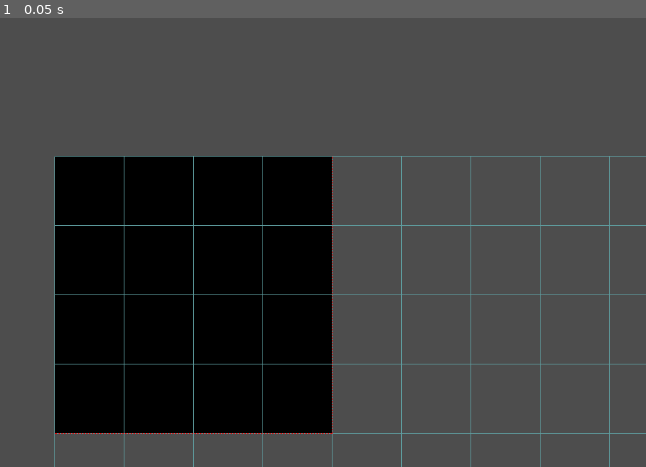
Above: before the commit, frame 1.
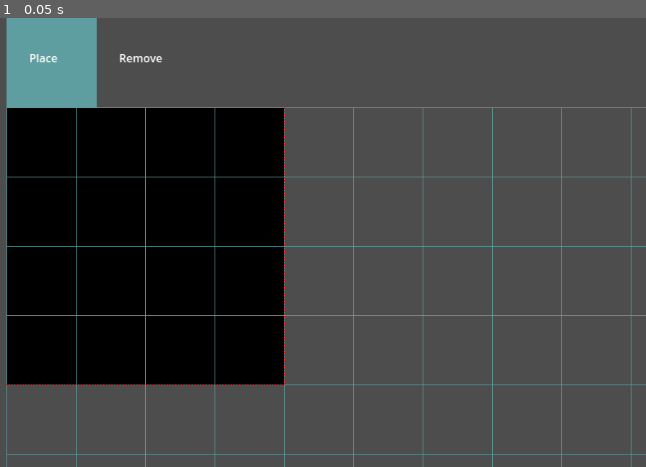
Above: after the commit, the same moment.

Repository: WrogglyWriggs29/ship_building_game
Game: Godot game, scene res://ship_blueprint_designer.tscn
The game is run twice, just before and just after one commit, with the same random seed, the same clock (stepped at 60 frames per second) and the same inputs. The project has no main scene, so this scene is started directly.
Inputs:
- Up to frame 1 (0.05 s): no input

The runs differ from the first frame. In frame 1, 24% of the frame differs, in the area x 0-100%, y 0-100%.

Commit message:
initial work on palette, improved grid

Diff:
--- a/scripts/ship_design_scene/blueprint_grid.gd
+++ b/scripts/ship_design_scene/blueprint_grid.gd
@@ -42,7 +42,7 @@
 	draw_grid()
 
 
-func _input(event: InputEvent) -> void:
+func process_input(event: InputEvent) -> void:
 	if event is InputEventMouseButton:
 		var mouse_event = event as InputEventMouseButton
 		if mouse_event.button_index == MOUSE_BUTTON_MIDDLE:
@@ -64,11 +64,24 @@
 			if top_left_corner(Vector2i(0, 0)).y > 0:
 				offset.y = 0
 
+func zoom_in() -> void:
+	draw_scale *= 1.1
+
+func zoom_out() -> void:
+	draw_scale /= 1.1
+
 func start_drag() -> void:
 	dragging = true
 
 func end_drag() -> void:
 	dragging = false
+
+func drag_by(relative: Vector2) -> void:
+	offset += relative
+	if top_left_corner(Vector2i(0, 0)).x > 0:
+		offset.x = 0
+	if top_left_corner(Vector2i(0, 0)).y > 0:
+		offset.y = 0
 
 func draw_grid() -> void:
 	const LINE_COLOR = Color.CADET_BLUE
--- a/scripts/ship_design_scene/ship_blueprint_designer.gd
+++ b/scripts/ship_design_scene/ship_blueprint_designer.gd
@@ -1,13 +1,72 @@
 class_name ShipBlueprintDesigner
 extends Node2D
 
-const GRID_TOP_LEFT = Vector2(300, 200)
+# For defining UI layout, a normalized coordinate system is used between 0 and 1
+# This then gets stretched to the viewport size
+class UICoord:
+	var coord: Vector2
+	var parent: Node2D
+	func _init(_coord: Vector2, _parent: Node2D) -> void:
+		coord = _coord
+		parent = _parent
+
+	func to_px() -> Vector2:
+		var size = parent.get_viewport().size
+		return Vector2(coord.x * size.x, coord.y * size.y)
+
+var grid_top_left: UICoord = UICoord.new(Vector2(0.2, 0.2), self)
+var grid_bottom_right: UICoord = UICoord.new(Vector2(1.0, 1.0), self)
+var tool_palette_top_left: UICoord = UICoord.new(Vector2(0.2, 0.0), self)
+var tool_palette_bottom_right: UICoord = UICoord.new(Vector2(1.0, 0.2), self)
 
 enum Layer {STRUCTURE, FACTORY}
 
 var grid: BlueprintGrid
+var palette: ToolPalette
+
+var tool_actions: Array[Callable]
 
 func _init() -> void:
-    grid = BlueprintGrid.new(ShipGridBlueprint.blank(4, 4))
-    grid.position = GRID_TOP_LEFT
-    add_child(grid)
+	grid = BlueprintGrid.new(ShipGridBlueprint.blank(4, 4))
+	palette = ToolPalette.new()
+
+func _ready() -> void:
+	grid.position = grid_top_left.to_px()
+	palette.position = tool_palette_top_left.to_px()
+	add_child(grid)
+	add_child(palette)
+
+func _process(_delta: float) -> void:
+	grid.position = grid_top_left.to_px()
+	palette.position = tool_palette_top_left.to_px()
+	palette.width = tool_palette_bottom_right.to_px().x - tool_palette_top_left.to_px().x
+	palette.height = tool_palette_bottom_right.to_px().y - tool_palette_top_left.to_px().y
+
+func _input(event: InputEvent) -> void:
+	var on_grid: bool = event.position.x > grid.position.x and event.position.y > grid.position.y
+	var on_palette: bool = not on_grid and event.position.x > palette.position.x and event.position.y > palette.position.y
+
+	if event is InputEventMouseButton:
+		var mouse_event = event as InputEventMouseButton
+		if mouse_event.button_index == MOUSE_BUTTON_MIDDLE:
+			match mouse_event.pressed:
+				true:
+					if on_grid:
+						grid.start_drag()
+				false:
+					grid.end_drag()
+		elif mouse_event.button_index == MOUSE_BUTTON_WHEEL_UP && on_grid:
+			grid.zoom_in()
+		elif mouse_event.button_index == MOUSE_BUTTON_WHEEL_DOWN && on_grid:
+			grid.zoom_out()
+		elif mouse_event.button_index == MOUSE_BUTTON_LEFT:
+			if on_palette:
+				palette.select_at(mouse_event.position - palette.position)
+			elif on_grid:
+				tool_actions[palette.selected].call(grid.index_at(mouse_event.position - grid.position))
+
+	if event is InputEventMouseMotion:
+		if on_grid:
+			var mouse_event = event as InputEventMouseMotion
+			if grid.dragging:
+				grid.drag_by(mouse_event.relative)
--- /dev/null
+++ b/scripts/ship_design_scene/tool_palette.gd
@@ -0,0 +1,86 @@
+class_name ToolPalette
+extends Node2D
+
+enum ToolType {PLACE, REMOVE}
+
+class SelectionOptions:
+    var options: Array[Rect2]
+
+    func _init() -> void:
+        options = []
+
+    func check_selected(point: Vector2) -> int:
+        for i in range(options.size()):
+            if options[i].has_point(point):
+                return i
+        return -1
+
+    func clear() -> void:
+        options.clear()
+
+    func push(rect: Rect2) -> void:
+        options.push_back(rect)
+
+    func count() -> int:
+        return options.size()
+
+    func at(index: int) -> Rect2:
+        return options[index]
+
+
+var sel_options: SelectionOptions = SelectionOptions.new()
+
+var selected: int = 0
+
+var width: float
+var height: float
+
+var placeholder_text = ["Place", "Remove"]
+
+func _process(_delta: float) -> void:
+    if width == 0 or height == 0:
+        return
+    if height > width:
+        return
+
+
+    var cell_size = Vector2(min(width / placeholder_text.size(), height), height)
+
+    sel_options.clear()
+    for i in range(placeholder_text.size()):
+        var rect = Rect2(Vector2(i * cell_size.x, 0), cell_size)
+        sel_options.push(rect)
+
+    queue_redraw()
+
+func _draw() -> void:
+    for i in sel_options.count():
+        var rect = sel_options.at(i)
+        if i == selected:
+            var color = Color.CADET_BLUE
+            draw_rect(rect, color)
+        draw_line(rect.position, rect.position + Vector2(0, rect.size.y), Color.CADET_BLUE)
+        draw_string(ThemeDB.fallback_font, Vector2(rect.position.x + rect.size.x / 4, rect.position.y + rect.size.y / 2), placeholder_text[i])
+
+func select_at(point: Vector2) -> void:
+    var index = sel_options.check_selected(point)
+    if index != -1:
+        selected = index
+        queue_redraw()
+
+static func type(index: int, layer: ShipBlueprintDesigner.Layer) -> ToolType:
+    match layer:
+        ShipBlueprintDesigner.Layer.STRUCTURE:
+            match index:
+                0:
+                    return ToolType.PLACE
+                1:
+                    return ToolType.REMOVE
+        ShipBlueprintDesigner.Layer.FACTORY:
+            match index:
+                0:
+                    return ToolType.PLACE
+                1:
+                    return ToolType.REMOVE
+
+    return ToolType.PLACE
